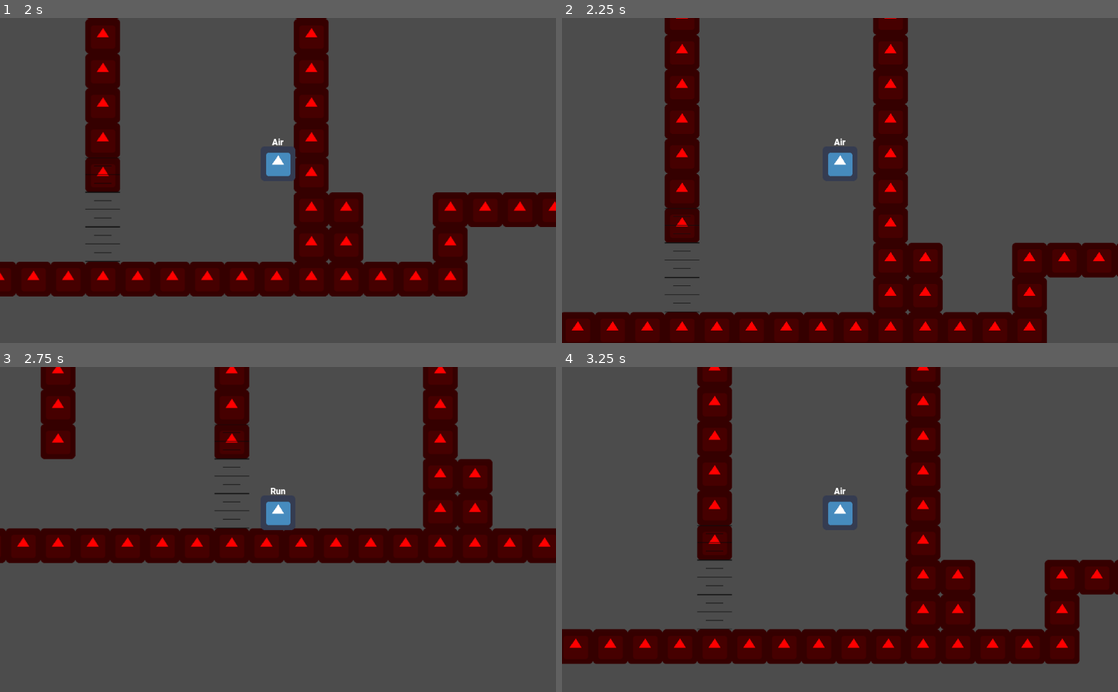
Above: before the commit, frames 1-4 (two rows, left to right).
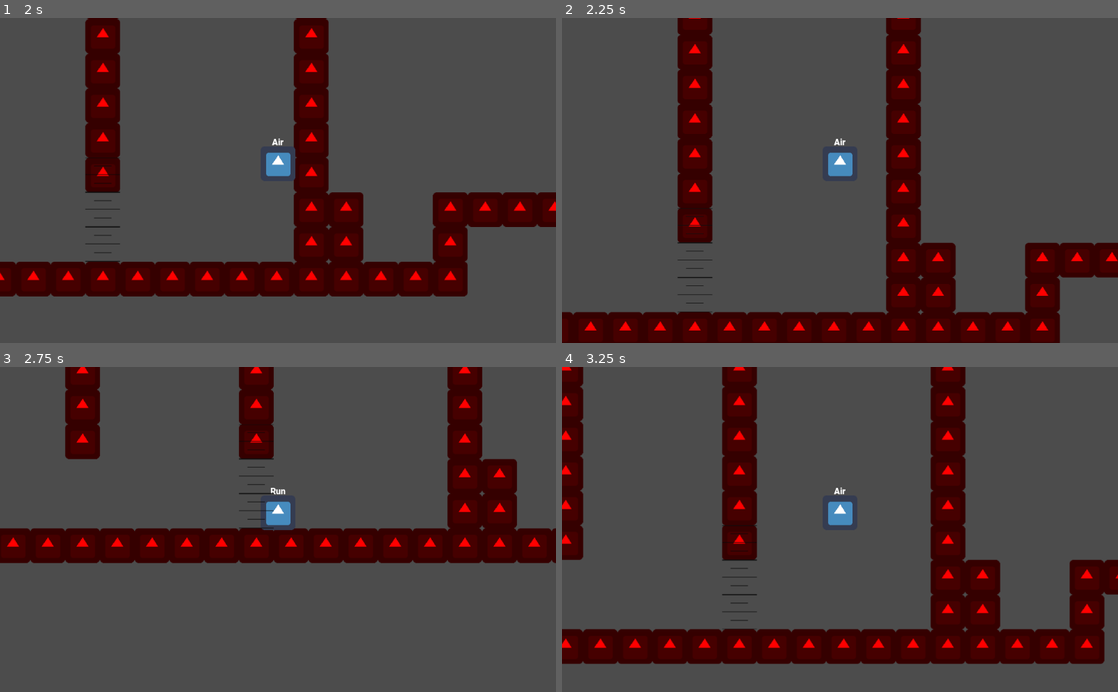
Above: after the commit, the same moments.

Repository: Vikrant0-7/Icecube_Adventure
Game: Godot game, scene res://Test.tscn
Two runs of this game, one before a commit and one after it. Both use one fixed random seed, a clock stepped at 60 frames per second and the inputs below. The project has no main scene, so this scene is started directly. The engine's default icon, where the game draws it, is replaced by a stand-in: a white triangle on a blue panel in a dark square.
Inputs:
- Up to frame 1 (2 s): hold Shift (Sprint) 0.53-1.28 s; hold Right (Right) from 0.53 s (still down); tap Up (Jump) at 0.77, 0.8, 1.07, 1.35, 1.52, 1.82 s; tap Shift (Sprint) at 1.55 s
- Up to frame 2 (2.25 s): release Right (Right) at 2.03 s; hold Left (Left) from 2.03 s (still down); hold Shift (Sprint) from 2.03 s (still down)
- Up to frame 3 (2.75 s): keep holding Left (Left); keep holding Shift (Sprint); tap Up (Jump) at 2.3 s
- Up to frame 4 (3.25 s): release Left (Left) at 2.78 s; release Shift (Sprint) at 2.78 s; hold Right (Right) from 2.78 s (still down); tap Shift (Sprint) at 2.85 s; tap Up (Jump) at 3.02 s

Frame 1 is identical in both runs. In frame 2, 11% of the frame differs, in the area x 0-100%, y 0-100%; in frame 3, 11%; in frame 4, 19%, in the area x 0-100%, y 0-92%.

Commit message:
replaced glide (as it was buggy) with jet!!!

Diff:
--- a/Player.tscn
+++ b/Player.tscn
@@ -8,6 +8,7 @@
 [ext_resource path="res://Scripts/Player/State/Air.gd" type="Script" id=6]
 [ext_resource path="res://Roboto-Black.ttf" type="DynamicFontData" id=7]
 [ext_resource path="res://Scripts/Player/State/WallJump.gd" type="Script" id=8]
+[ext_resource path="res://Scripts/Player/State/Jet.gd" type="Script" id=9]
 
 [sub_resource type="RectangleShape2D" id=1]
 extents = Vector2( 29.3091, 28.786 )
@@ -60,7 +61,7 @@
 time_to_peak = 0.4
 time_to_descent = 0.35
 max_jumps = 4
-DRAG = 4.0
+drag = 0.02
 
 [node name="Timer" type="Timer" parent="State_Machine/Air"]
 
@@ -70,6 +71,9 @@
 no_control_state = 2.0
 wall_gravity = 500.0
 
+[node name="Jet" type="Node" parent="State_Machine"]
+script = ExtResource( 9 )
+
 [node name="Camera2D" type="Camera2D" parent="."]
 current = true
 
--- a/Scripts/Player/State/Air.gd
+++ b/Scripts/Player/State/Air.gd
@@ -16,7 +16,7 @@
 #equals to jump_gravity if time_to_peak = time_to_descent
 onready var fall_gravity : float = ((-2.0 * jump_height * one_block_size) / (time_to_descent * time_to_descent)) * -1.0 #calculates normal gravity
 onready var gliding_gravity : float = ((-0.5 * jump_height * one_block_size) / (time_to_descent * time_to_descent)) * -1.0 #calculates gliding gravity
-export (float,0,10,1) var DRAG = 10
+export (float,0,1,0.001) var drag = 0
 
 var can_jump : bool = true
 var jumps : int = 0
@@ -33,7 +33,7 @@
 var air_speed : float
 var air_accel : float
 var control_enabled : bool = true
-var is_gliding : bool = false
+var use_jet : bool = false
 
 #method is called when player's state is switched to this state
 func enter(msg := {}) -> void:
@@ -50,31 +50,23 @@
 	if msg.has("_speed"):
 		air_speed = msg.get("_speed")
 	if msg.has("_accel"):
-		air_accel = msg.get("_accel") * 0.2
+		air_accel = msg.get("_accel") * 0.5
 
 
 #virtual method called when physhics is update updated
 func fixed_update(delta : float) -> void:
 
-	if Input.is_action_pressed("Jump") and Input.is_action_pressed("Sprint") and player.velocity.y > 0 and can_glide and not abs(player.velocity.x) < 75:
-		is_gliding = true
-	else:
-		is_gliding = false
-
-	if Input.is_action_just_pressed("Jump") and jumps < max_jumps and not player.is_on_floor() and not is_gliding and can_double_jump:
+	if Input.is_action_just_pressed("Jump") and jumps < max_jumps and not player.is_on_floor() and can_double_jump:
 		jumps += 1
 		player.velocity.y = jump_velocity / (jumps * 0.75)
 
 	player.velocity.y += get_gravity() * delta  #applying gravity
 
 
-
-	if player.dir.x != 0 and control_enabled and not is_gliding:
+	if player.dir.x != 0 and control_enabled:
 		player.velocity.x = lerp(player.velocity.x, air_speed * player.dir.x , air_accel)  #applying special air movement if direction key is pressed
-	elif not control_enabled or is_gliding:
-		player.velocity.x = player.velocity.x
 	else:
-		player.velocity.x = lerp(player.velocity.x, 0, delta * DRAG)  #applying drag in air to stop movement
+		player.velocity.x = lerp(player.velocity.x, 0,drag)  #applying drag in air to stop movement
 
 
 	player.velocity = player.move_and_slide(player.velocity, Vector2.UP)
@@ -98,6 +90,9 @@
 	if player.is_on_floor() and not is_zero_approx(player.velocity.x):
 		state_machine.transition_to("Run")
 
+	if Input.is_action_pressed("Sprint") and Input.is_action_pressed("Jump") and is_in_range(player.velocity.y, 20):
+		state_machine.transition_to("Jet")
+
 #virtual method called when state is being switch from this state to other
 func exit(new_state := "") -> void:
 	if not $Timer.is_stopped():
@@ -112,8 +107,6 @@
 func get_gravity() -> float:
 	if player.velocity.y < 0.0:
 		return jump_gravity
-	elif is_gliding:
-		return gliding_gravity
 	else:
 		return fall_gravity
 
--- /dev/null
+++ b/Scripts/Player/State/Jet.gd
@@ -0,0 +1,15 @@
+extends PlayerState
+
+
+
+func fixed_update(delta : float) -> void:
+	player.velocity.y = 100
+	player.velocity = player.move_and_slide(player.velocity, Vector2.UP)
+
+func state_update() -> void:
+	if not Input.is_action_pressed("Jump") or not Input.is_action_pressed("Sprint") and not player.is_on_floor():
+		state_machine.transition_to("Air")
+	if player.is_on_floor() and player.dir.x == 0:
+		state_machine.transition_to("Idle")
+	if player.is_on_floor() and player.dir.x != 0:
+		state_machine.transition_to("Run")
--- a/Scripts/Player/State/PlayerState.gd
+++ b/Scripts/Player/State/PlayerState.gd
@@ -10,3 +10,6 @@
 	player = owner as Player
 
 	assert(player != null)
+
+func is_in_range(VAR, RANGE) -> bool:
+	return abs(VAR) < RANGE
--- a/Scripts/Player/check_floor.gd
+++ /dev/null
@@ -1,14 +0,0 @@
-#check_floor.gd
-extends Node
-
-class_name CheckFloor
-
-onready var g1 := get_node("ground")
-onready var g2 := get_node("ground2")
-
-func check_floor() -> bool:
-	g1.enabled = true
-	g2.enabled = true
-	g1.force_raycast_update()
-	g2.force_raycast_update()
-	return (g1.is_colliding() or g2.is_colliding())
--- a/Test.tscn
+++ b/Test.tscn
@@ -63,4 +63,4 @@
 [node name="Scale" type="TileMap" parent="."]
 tile_set = SubResource( 3 )
 format = 1
-tile_data = PoolIntArray( 327685, 0, 0, 393221, 0, 0, 458757, 0, 0 )
+tile_data = PoolIntArray( 327685, 0, 0, 458717, 0, 0, 458719, 0, 0, 458721, 0, 0, 458723, 0, 0, 458725, 0, 0, 393221, 0, 0, 524252, 0, 0, 524254, 0, 0, 524256, 0, 0, 524258, 0, 0, 524260, 0, 0, 524262, 0, 0, 458757, 0, 0 )
--- a/project.godot
+++ b/project.godot
@@ -9,11 +9,6 @@
 config_version=4
 
 _global_script_classes=[ {
-"base": "Node",
-"class": "CheckFloor",
-"language": "GDScript",
-"path": "res://Scripts/Player/check_floor.gd"
-}, {
 "base": "",
 "class": "GitAPI",
 "language": "NativeScript",
@@ -40,7 +35,6 @@
 "path": "res://Scripts/Player/State_Machine.gd"
 } ]
 _global_script_class_icons={
-"CheckFloor": "",
 "GitAPI": "",
 "Player": "",
 "PlayerState": "",
@@ -78,13 +72,18 @@
 Jump={
 "deadzone": 0.5,
 "events": [ Object(InputEventKey,"resource_local_to_scene":false,"resource_name":"","device":0,"alt":false,"shift":false,"control":false,"meta":false,"command":false,"pressed":false,"scancode":16777232,"unicode":0,"echo":false,"script":null)
+, Object(InputEventKey,"resource_local_to_scene":false,"resource_name":"","device":0,"alt":false,"shift":false,"control":false,"meta":false,"command":false,"pressed":false,"scancode":87,"unicode":0,"echo":false,"script":null)
 , Object(InputEventKey,"resource_local_to_scene":false,"resource_name":"","device":0,"alt":false,"shift":false,"control":false,"meta":false,"command":false,"pressed":false,"scancode":32,"unicode":0,"echo":false,"script":null)
-, Object(InputEventKey,"resource_local_to_scene":false,"resource_name":"","device":0,"alt":false,"shift":false,"control":false,"meta":false,"command":false,"pressed":false,"scancode":87,"unicode":0,"echo":false,"script":null)
  ]
 }
 Sprint={
 "deadzone": 0.5,
 "events": [ Object(InputEventKey,"resource_local_to_scene":false,"resource_name":"","device":0,"alt":false,"shift":false,"control":false,"meta":false,"command":false,"pressed":false,"scancode":16777237,"unicode":0,"echo":false,"script":null)
+ ]
+}
+enable_special={
+"deadzone": 0.5,
+"events": [ Object(InputEventKey,"resource_local_to_scene":false,"resource_name":"","device":0,"alt":false,"shift":false,"control":false,"meta":false,"command":false,"pressed":false,"scancode":69,"unicode":0,"echo":false,"script":null)
  ]
 }
 
Not shown: 1 places in Player.tscn that only renumber resources
